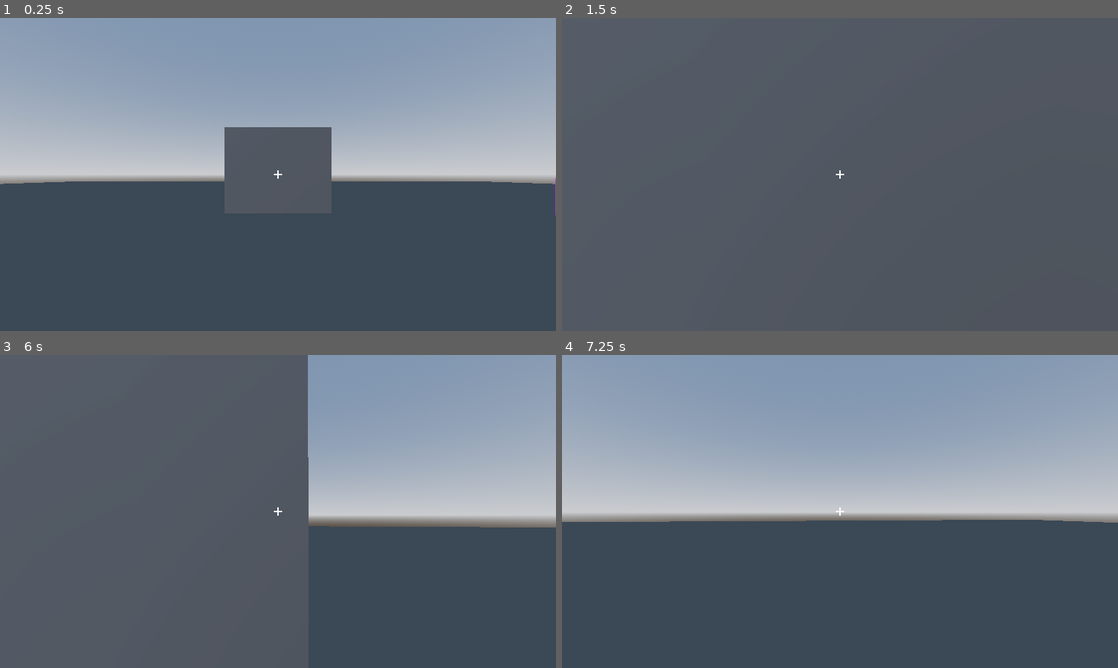
Above: before the commit, frames 1-4 (two rows, left to right).
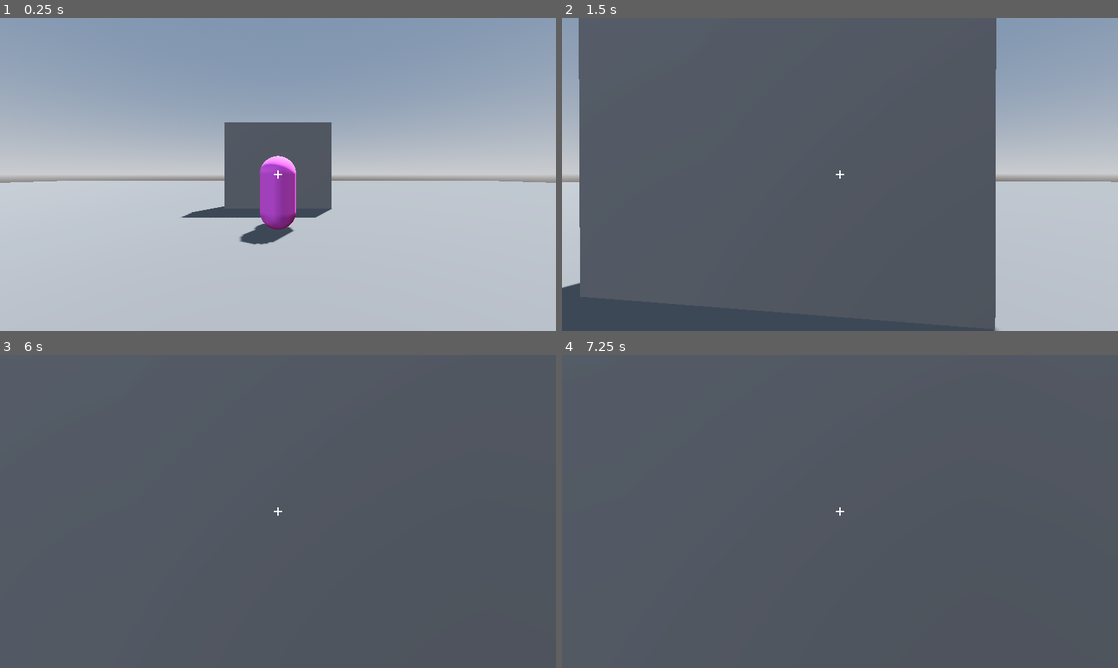
Above: after the commit, the same moments.

Repository: c-dez/playground
Game: Godot game, scene res://scenes/levels/test_level.tscn
Two runs of this game, one before a commit and one after it. Both use one fixed random seed, a clock stepped at 60 frames per second and the inputs below.
Inputs (mouse positions are in pixels of both pictures, inside the frame that each line leads up to):
- Up to frame 1 (0.25 s): no input
- Up to frame 2 (1.5 s): move the mouse to (867, 174) at 0.52 s; hold W (forward) from 0.53 s (still down); click (867, 174) at 0.6 s; right-click (867, 174) at 0.8 s; move the mouse to (812, 174) at 1.27 s; right-click (812, 174) at 1.35 s
- Up to frame 3 (6 s): click (250, 511) at 1.55 s; tap Enter at 2, 3.5, 5 s; move the mouse to (289, 505) at 2.02 s; click (289, 505) at 2.1 s; right-click (289, 505) at 2.3 s; tap Space (space) at 2.75, 3.6, 4.25, 5.75 s; move the mouse to (272, 517) at 2.77 s; right-click (272, 517) at 2.85 s; click (272, 517) at 3.05 s; move the mouse to (316, 514) at 3.52 s; right-click (316, 514) at 3.8 s; move the mouse to (233, 508) at 4.27 s; click (233, 508) at 4.35 s; move the mouse to (283, 511) at 5.02 s; right-click (283, 511) at 5.1 s; move the mouse to (255, 505) at 5.77 s; release W (forward) at 5.78 s; hold D (right) from 5.78 s (still down); click (255, 505) at 5.85 s
- Up to frame 4 (7.25 s): move the mouse to (867, 511) at 6.52 s; release D (right) at 6.53 s; hold W (forward) from 6.53 s (still down); right-click (867, 511) at 6.6 s

The runs differ from the first frame. In frame 1, 47% of the frame differs, in the area x 0-100%, y 33-100%; in frame 2, 25%; in frame 3, 24%; in frame 4, 53%, in the area x 0-100%, y 0-54%.
Error before the commit: Cannot call method 'is_in_group' on a null value. (res://scenes/player/shooting_manager.gd:30)

Commit message:
implementado chase state

Diff:
--- a/scenes/levels/test_level.tscn
+++ b/scenes/levels/test_level.tscn
@@ -16,26 +16,38 @@
 tonemap_mode = 2
 glow_enabled = true
 
+[sub_resource type="NavigationMesh" id="NavigationMesh_yautc"]
+vertices = PackedVector3Array(-2.75, 1, -10.5, -0.75, 1, -10.5, -0.75, 1, -49.5, -3, 1, -9.25, -49.5, 1, -49.5, -49.5, 1, -9.25, 0.75, 1, -10.5, 0.75, 1, -49.5, 2.75, 1, -10.5, 3, 1, -9.25, 49.5, 1, -9.25, 49.5, 1, -49.5, -2.75, 1, -8.25, -49.5, 1, 49.5, -1.5, 1, 49.5, -1.25, 1, -8.25, 2.75, 1, -8.25, 1.5, 1, 49.5, 49.5, 1, 49.5, 1.25, 1, -8.25)
+polygons = [PackedInt32Array(2, 1, 0), PackedInt32Array(0, 3, 2), PackedInt32Array(2, 3, 5), PackedInt32Array(2, 5, 4), PackedInt32Array(2, 7, 1), PackedInt32Array(1, 7, 6), PackedInt32Array(8, 6, 7), PackedInt32Array(8, 7, 9), PackedInt32Array(9, 7, 10), PackedInt32Array(10, 7, 11), PackedInt32Array(3, 12, 5), PackedInt32Array(5, 12, 13), PackedInt32Array(13, 12, 14), PackedInt32Array(12, 15, 14), PackedInt32Array(9, 10, 16), PackedInt32Array(16, 10, 18), PackedInt32Array(16, 18, 17), PackedInt32Array(17, 19, 16), PackedInt32Array(15, 19, 14), PackedInt32Array(14, 19, 17)]
+
 [sub_resource type="StandardMaterial3D" id="StandardMaterial3D_3hp5k"]
 albedo_color = Color(0.38549235, 0.38549256, 0.38549247, 1)
 
 [node name="TestLevel" type="Node3D"]
 
+[node name="DirectionalLight3D" type="DirectionalLight3D" parent="."]
+transform = Transform3D(-0.8660254, -0.43301278, 0.25, 0, 0.49999997, 0.86602545, -0.50000006, 0.75, -0.43301266, 0, 0, 0)
+shadow_enabled = true
+
 [node name="WorldEnvironment" type="WorldEnvironment" parent="."]
 environment = SubResource("Environment_fr1um")
 
-[node name="CSGCombiner3D" type="CSGCombiner3D" parent="."]
+[node name="NavigationRegion3D" type="NavigationRegion3D" parent="."]
+navigation_mesh = SubResource("NavigationMesh_yautc")
+
+[node name="CSGCombiner3D" type="CSGCombiner3D" parent="NavigationRegion3D"]
+transform = Transform3D(1, 0, 0, 0, 1, 0, 0, 0, 1, 0, -0.5, 0)
 use_collision = true
 
-[node name="CSGBox3D" type="CSGBox3D" parent="CSGCombiner3D"]
+[node name="CSGBox3D" type="CSGBox3D" parent="NavigationRegion3D/CSGCombiner3D"]
 size = Vector3(100, 1, 100)
 material = SubResource("StandardMaterial3D_3hp5k")
 
-[node name="CSGBox3D2" type="CSGBox3D" parent="CSGCombiner3D"]
+[node name="CSGBox3D2" type="CSGBox3D" parent="NavigationRegion3D/CSGCombiner3D"]
 transform = Transform3D(4.6854534, 0, 0, 0, 3.7676175, 0, 0, 0, 1, 0, 2.3838089, -9.385015)
 
 [node name="Player" parent="." instance=ExtResource("1_jbqir")]
-transform = Transform3D(1, 0, 0, 0, 1, 0, 0, 0, 1, 0, 2, 0)
+transform = Transform3D(1, 0, 0, 0, 1, 0, 0, 0, 1, 0, 0.9999999, 0)
 
 [node name="BaseEnemy" parent="." instance=ExtResource("2_yautc")]
-transform = Transform3D(1, 0, 0, 0, 1, 0, 0, 0, 1, 9, 1.5, -6)
+transform = Transform3D(1, 0, 0, 0, 1, 0, 0, 0, 1, 0, 0.9999999, -5.6036286)
--- a/scenes/player/player.tscn
+++ b/scenes/player/player.tscn
@@ -15,7 +15,7 @@
 [sub_resource type="BoxMesh" id="BoxMesh_gmlin"]
 material = SubResource("StandardMaterial3D_dovo2")
 
-[node name="Player" type="CharacterBody3D"]
+[node name="Player" type="CharacterBody3D" groups=["player"]]
 script = ExtResource("1_8afob")
 
 [node name="CollisionShape3D" type="CollisionShape3D" parent="."]
--- a/scenes/player/shooting_manager.gd
+++ b/scenes/player/shooting_manager.gd
@@ -27,8 +27,9 @@
 			target_enemy = ray_cast.get_collider()
 
 		# danar target si esta en grupo 'enemy'
-		if target_enemy.is_in_group('enemy'):
-			print(target_enemy.stats.health)
+		if target_enemy != null:
+			if target_enemy.is_in_group('enemy'):
+				print(target_enemy.stats.health)
 
 
 ## usa el tranforn de camera  como el propio
--- a/scenes/test/enemy/base_enemy.gd
+++ b/scenes/test/enemy/base_enemy.gd
@@ -2,3 +2,5 @@
 class_name BaseEnemy
 
 @onready var stats:Stats = get_node('Stats')
+
+var speed:float = 5.0
--- a/scenes/test/enemy/base_enemy.tscn
+++ b/scenes/test/enemy/base_enemy.tscn
@@ -3,7 +3,6 @@
 [ext_resource type="Script" uid="uid://ci66lxruug28i" path="res://scenes/test/enemy/base_enemy.gd" id="1_qqvrw"]
 [ext_resource type="Script" uid="uid://b141mvbnbln2f" path="res://scenes/test/enemy/stats.gd" id="1_xcvv6"]
 [ext_resource type="Script" uid="uid://bejvbec8cnnsf" path="res://scenes/test/enemy/state_machine.gd" id="3_6q32q"]
-[ext_resource type="Script" uid="uid://n5pml0uokbac" path="res://scenes/test/enemy/wandering.gd" id="4_fm2we"]
 
 [sub_resource type="CapsuleShape3D" id="CapsuleShape3D_8oodc"]
 
@@ -12,6 +11,9 @@
 
 [sub_resource type="CapsuleMesh" id="CapsuleMesh_iyu4q"]
 material = SubResource("StandardMaterial3D_34hri")
+
+[sub_resource type="BoxMesh" id="BoxMesh_vca5d"]
+size = Vector3(0.625, 0.615, 0.945)
 
 [node name="BaseEnemy" type="CharacterBody3D" groups=["enemy"]]
 script = ExtResource("1_qqvrw")
@@ -22,11 +24,14 @@
 [node name="MeshInstance3D" type="MeshInstance3D" parent="CollisionShape3D"]
 mesh = SubResource("CapsuleMesh_iyu4q")
 
+[node name="MeshInstance3D" type="MeshInstance3D" parent="CollisionShape3D/MeshInstance3D"]
+transform = Transform3D(1, 0, 0, 0, 1, 0, 0, 0, 1, 0, 0, -0.42)
+mesh = SubResource("BoxMesh_vca5d")
+
 [node name="Stats" type="Node" parent="."]
 script = ExtResource("1_xcvv6")
 
+[node name="NavigationAgent3D" type="NavigationAgent3D" parent="."]
+
 [node name="StateMachine" type="Node" parent="."]
 script = ExtResource("3_6q32q")
-
-[node name="Wandering" type="Node" parent="StateMachine"]
-script = ExtResource("4_fm2we")
--- a/scenes/test/enemy/state_machine.gd
+++ b/scenes/test/enemy/state_machine.gd
@@ -1,9 +1,14 @@
 extends Node
 class_name StateMachine
 
+@export var player:PlayerBody
+@onready var parent:BaseEnemy = get_parent()
+@onready var nav:NavigationAgent3D = parent.get_node("NavigationAgent3D")
+var current_state: int = 0
 
-var current_state = null
-enum STATE {
+var debug_timer = 0.0
+
+enum STATES {
 	WANDERING,
 	CHASE,
 }
@@ -11,21 +16,45 @@
 
 # current_state init
 func _ready() -> void:
-	enter(STATE.WANDERING)
+	player = get_tree().get_first_node_in_group('player')
+	enter(STATES.WANDERING)
 
 
-## Entrar a enum STATE {WANDERING,CHASE,}
-func enter(state: int = STATE.WANDERING) -> void:
+
+func _physics_process(_delta: float) -> void:
+	state_machine(_delta)
+	if Input.is_action_just_pressed("right_mb"):
+		enter(STATES.CHASE)
+
+
+
+
+## Entrar a enum STATES {WANDERING,CHASE,}
+func enter(state: int = STATES.WANDERING) -> void:
 	current_state = state
 	pass
 
 
 #checar current_state
-func state_machine() -> void:
+func state_machine(_delta) -> void:
 	match current_state:
-		STATE.WANDERING:
+		STATES.WANDERING:
 			pass
-		STATE.CHASE:
+		STATES.CHASE:
+			nav.set_target_position(player.global_position)
+			var destination = nav.get_next_path_position()
+			var direction = destination - parent.global_position
+			direction = direction.normalized()
+			parent.velocity = direction * parent.speed
+			parent.look_at(Vector3(player.global_position.x, parent.global_position.y, player.global_position.z))
+			parent.move_and_slide()
+
+			debug_timer += _delta
+			if debug_timer >= 1.0:
+				print(parent.velocity)
+				debug_timer = 0.0
+
+
 			pass
 
 		_:
Not shown: 1 places in scenes/levels/test_level.tscn that only renumber resources
